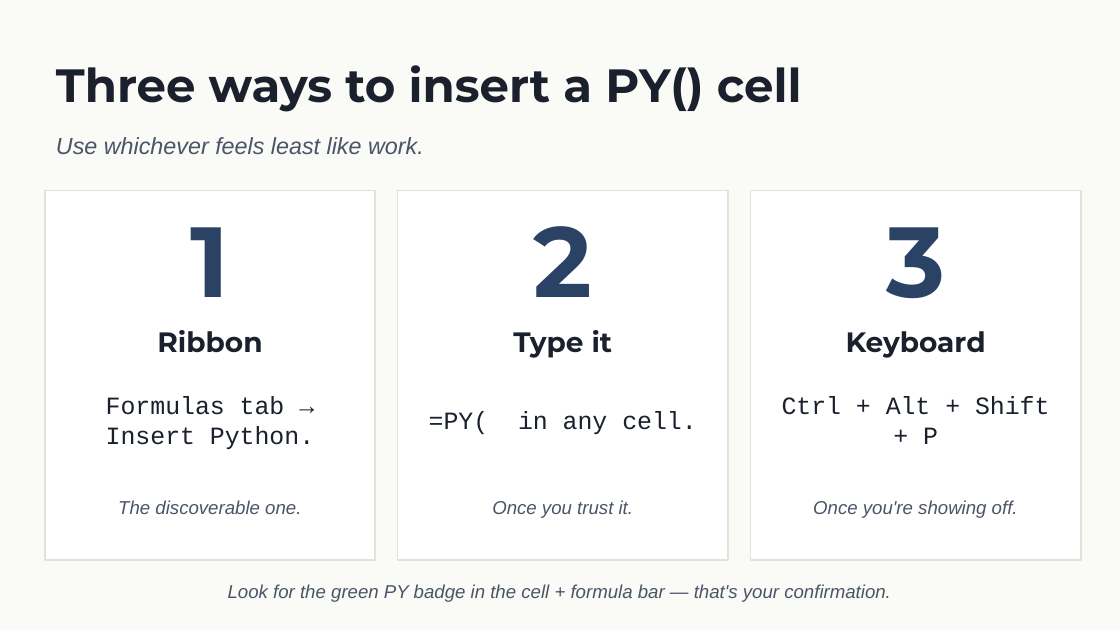
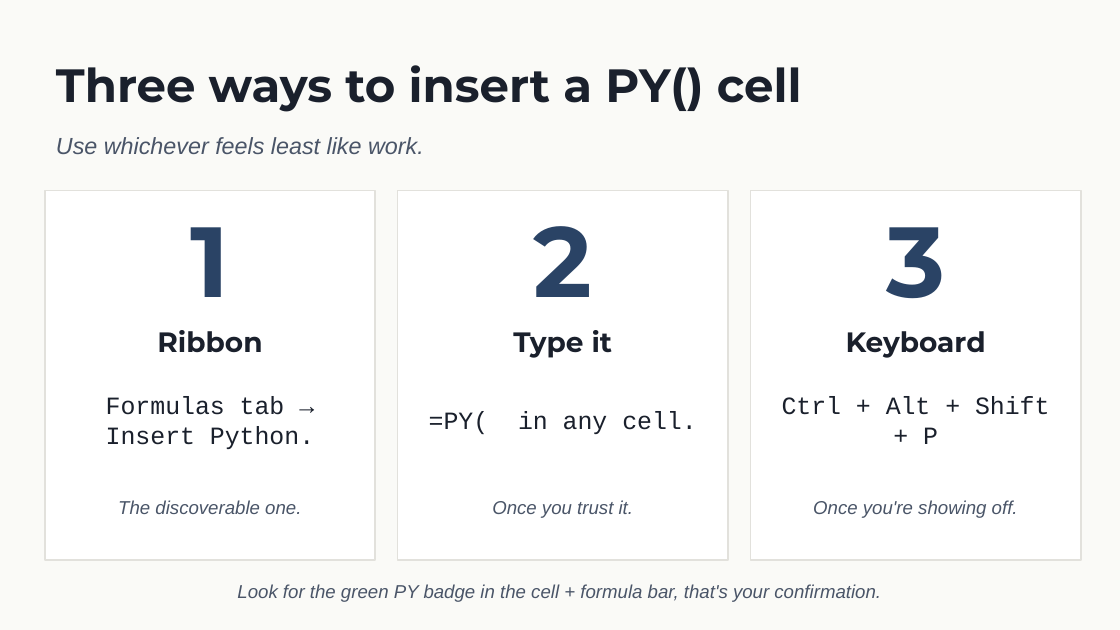
Before and after one commit to stringfestdata/python-in-excel-your-first-hour, a slide deck: slide 8 of python-in-excel-first-hour-deck.pptx. Drawn at 1120x630 pixels with LibreOffice and Linux fonts; fonts in the diff are those of the drawing. Boxes give left, top, right and bottom in pixels: in the first picture for what was removed or moved away, otherwise in the second. Text is boxed around its words. In the diff, an @@ line names an element or a change of style, - is before the commit and + after.

```diff
--- a/python-in-excel-first-hour-deck.pptx
+++ b/python-in-excel-first-hour-deck.pptx
@@ text at (237,584,881,602): text changed @@
-Look for the green PY badge in the cell + formula bar — that's your confirmation.
+Look for the green PY badge in the cell + formula bar, that's your confirmation.
```
Also in this commit, not shown: 14 other slides changed, 2 other files.
